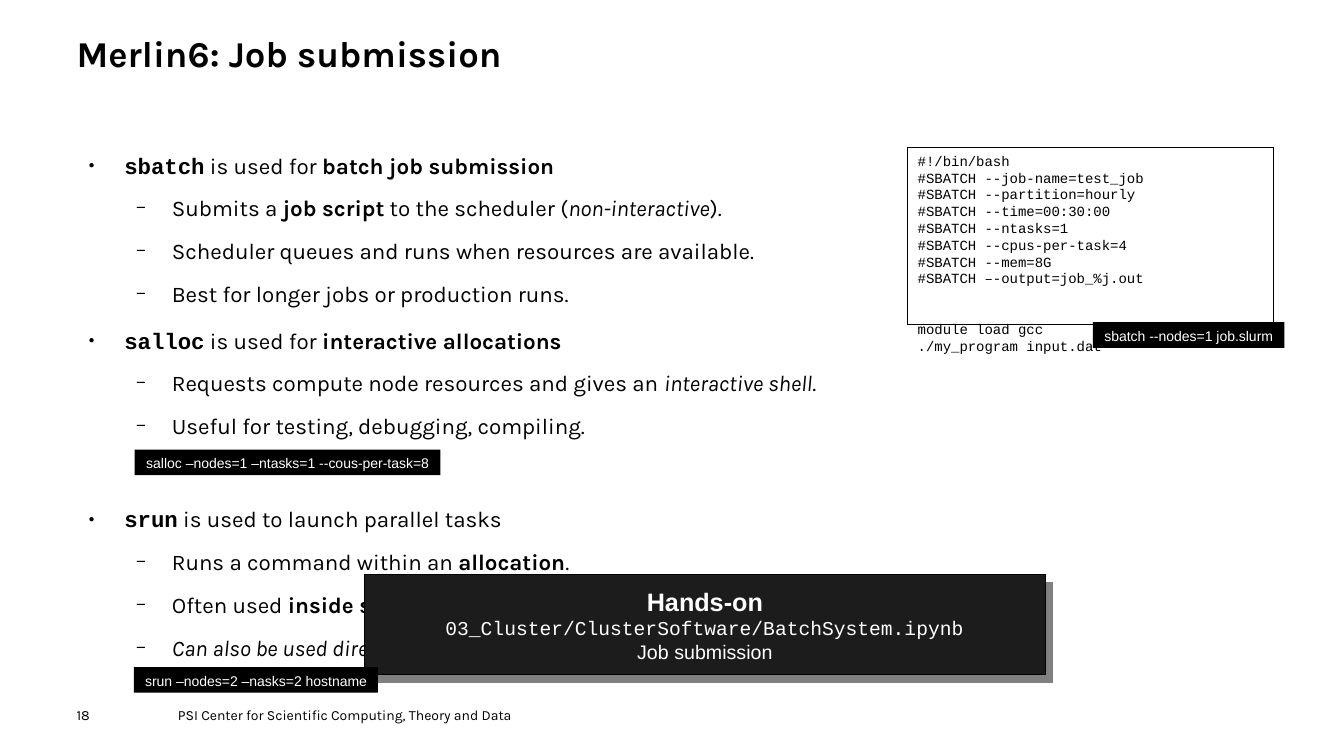
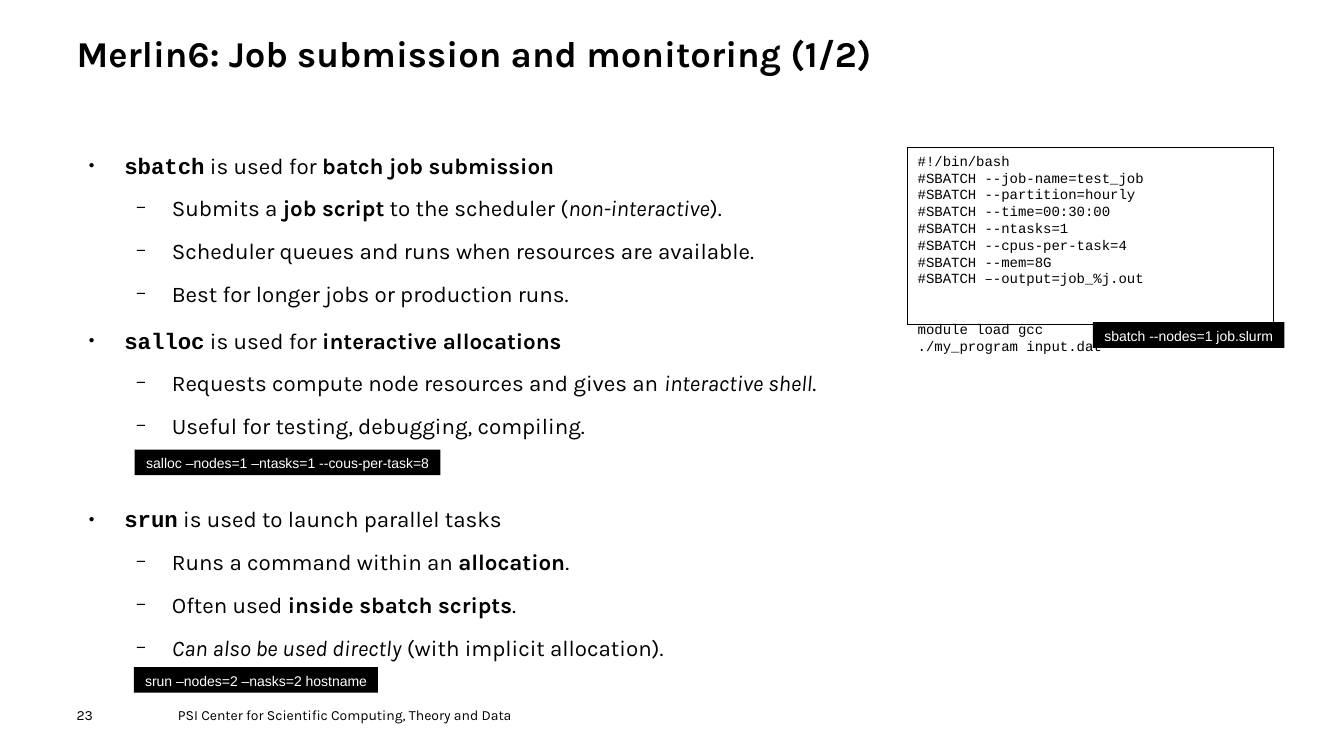
Before and after one commit to fhnw-hpcp/HS25, a slide deck: slide 23 of Slurm.odp (slide 18 before the commit). Drawn at 1344x756 pixels with LibreOffice and Linux fonts; fonts in the diff are those of the drawing; background and template pictures are left out. Boxes give left, top, right and bottom in pixels: in the first picture for what was removed or moved away, otherwise in the second. Text is boxed around its words. In the diff, an @@ line names an element or a change of style, - is before the commit and + after.

```diff
--- a/Slurm.odp
+++ b/Slurm.odp
@@ title at box(77, 39, 871, 76): text changed @@
-Merlin6: Job submission
+Merlin6: Job submission and monitoring (1/2)
@@ rectangle removed at box(365, 575, 1046, 676) @@
-Hands-on
-03_Cluster/ClusterSoftware/BatchSystem.ipynb
-Job submission
@@ page number at box(77, 711, 93, 720): text changed @@
-18
+23
```
Also in this commit, not shown: 16 other slides changed, 4 slides added, 22 slides removed.
